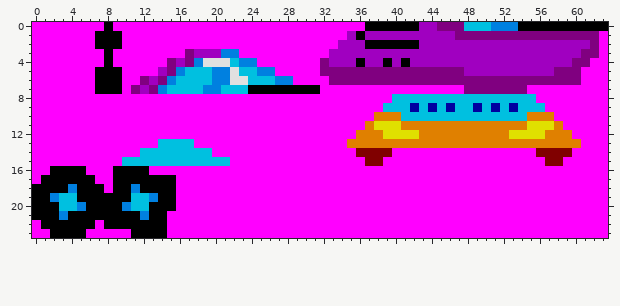
A pixel-art sprite gets an edit: images/objects.png. The picture above is the old version.
The file is 64x24 pixels.
Once edited:
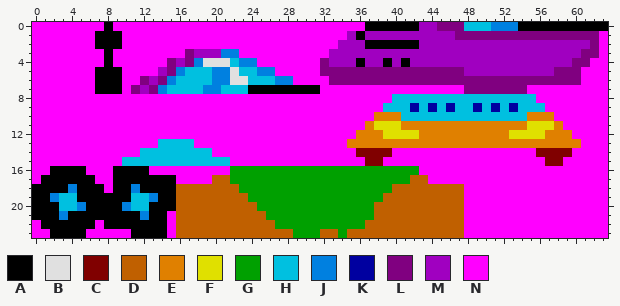
Palette (. is transparent): A #000000  B #e0e0e0  C #800000  D #c06000  E #e08000  F #e0e000  G #00a000  H #00c0e0  J #0080e0  K #0000a0  L #800080  M #a000c0  N #ff00ff
What changed:
The edit turns colour N into colour D in row 17 at x 20 to 21 and 42 to 43; in row 18 at x 16 to 22 and 40 to 47; in row 19 at x 16 to 23 and 39 to 47; in row 20 at x 16 to 24 and 38 to 47; in row 21 at x 16 to 25 and 38 to 47; in row 22 at x 16 to 26 and 37 to 47.
The edit turns colour N into colour D in row 23 at x 16 to 28, 32 to 33 and 35 to 47.
The edit turns colour N into colour G in row 16 at x 22 to 42; in row 17 at x 22 to 41; in row 18 at x 23 to 39; in row 19 at x 24 to 38; in row 20 at x 25 to 37; in row 21 at x 26 to 37.
The edit turns colour N into colour G in row 22 at x 27 to 36; in row 23 at x 29 to 31 and 34.
Pixel boxes of the changes (left, top, right, bottom) in both pictures:
changed: (176, 166, 464, 238)
